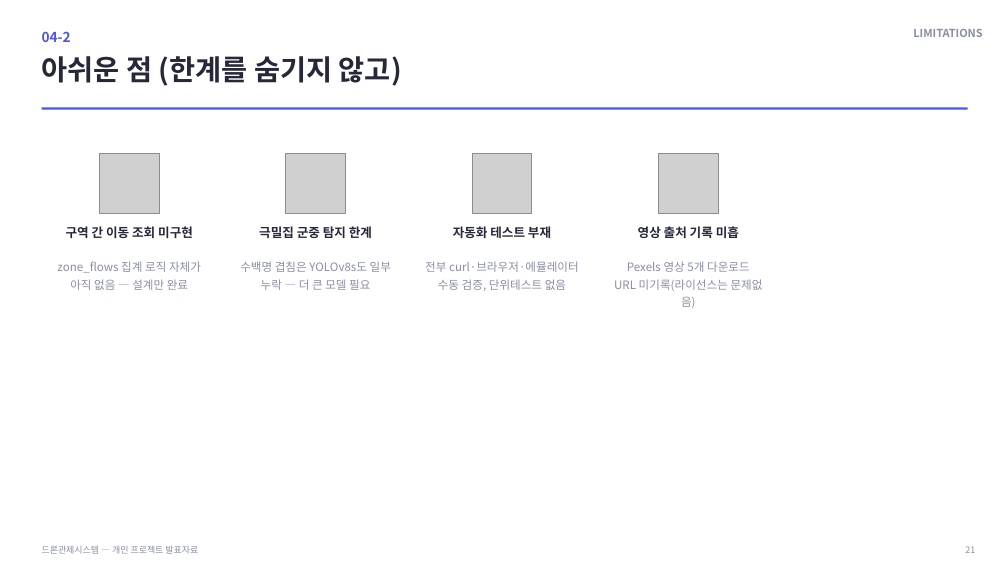
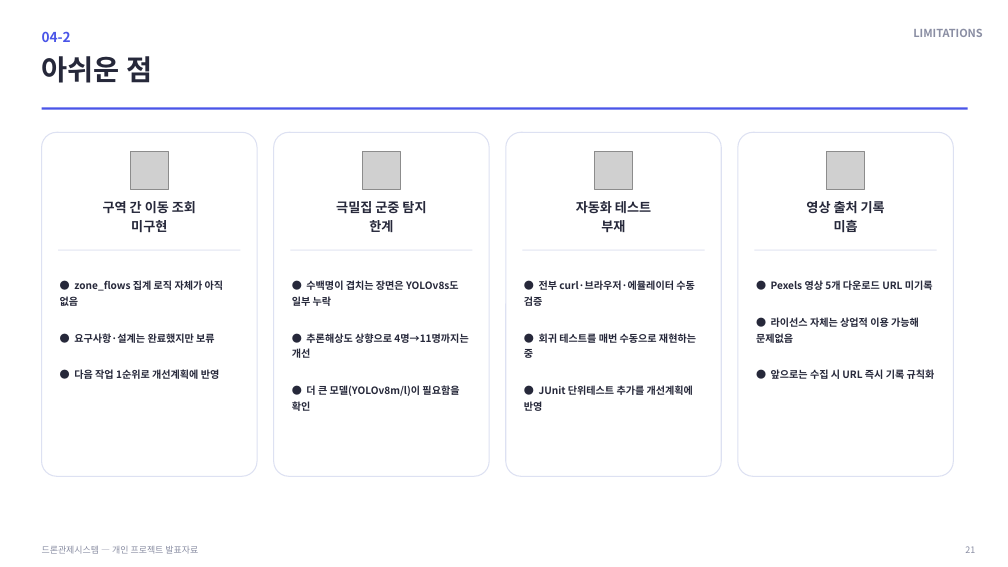
Before and after one commit to rlaeoaud7018/DroneControllSystemApp, a slide deck: slide 21 of docs/deliverables/발표자료.pptx. Drawn at 1008x567 pixels with LibreOffice and Linux fonts; fonts in the diff are those of the drawing; grey boxes stand for pictures; background and template pictures are left out. Boxes give left, top, right and bottom in pixels: in the first picture for what was removed or moved away, otherwise in the second. Text is boxed around its words. In the diff, an @@ line names an element or a change of style, - is before the commit and + after.

```diff
--- a/docs/deliverables/발표자료.pptx
+++ b/docs/deliverables/발표자료.pptx
@@ text at [42,56,152,83]: text changed @@
-아쉬운 점 (한계를 숨기지 않고)
+아쉬운 점
@@ rounded rectangle removed at [42,132,217,355] @@
@@ rounded rectangle added at [42,132,257,476], fill #FFFFFF, outline #DDE1F2 1 pt @@
@@ rounded rectangle removed at [228,132,404,355] @@
@@ rounded rectangle added at [274,132,489,476], fill #FFFFFF, outline #DDE1F2 1 pt @@
@@ rounded rectangle removed at [414,132,590,355] @@
@@ rounded rectangle added at [506,132,721,476], fill #FFFFFF, outline #DDE1F2 1 pt @@
@@ rounded rectangle removed at [601,132,777,355] @@
@@ rounded rectangle added at [738,132,954,476], fill #FFFFFF, outline #DDE1F2 1 pt @@
@@ picture: place and size @@
-picture at [100,154,160,213]
+picture at [131,151,169,189]
@@ picture: place and size @@
-picture at [286,154,346,213]
+picture at [362,151,400,189]
@@ picture: place and size @@
-picture at [473,154,532,213]
+picture at [595,151,633,189]
@@ picture: place and size @@
-picture at [659,154,718,213]
+picture at [827,151,865,189]
@@ text at [103,201,196,232]: text changed; size 12 to 12.5 pt @@
-구역 간 이동 조회 미구현
+구역 간 이동 조회
+미구현
@@ text at [336,201,426,232]: text changed; size 12 to 12.5 pt @@
-극밀집 군중 탐지 한계
+극밀집 군중 탐지
+한계
@@ text at [576,201,651,232]: text changed; size 12 to 12.5 pt @@
-자동화 테스트 부재
+자동화 테스트
+부재
@@ text at [806,201,885,232]: text changed; size 12 to 12.5 pt @@
-영상 출처 기록 미흡
+영상 출처 기록
+미흡
@@ rectangle added at [58,250,240,251], fill #ECEEF6 @@
@@ text removed at [240,261,391,290] @@
-수백명 겹침은 YOLOv8s도 일부
-누락 — 더 큰 모델 필요
@@ rectangle added at [290,250,473,251], fill #ECEEF6 @@
@@ rectangle added at [523,250,705,251], fill #ECEEF6 @@
@@ rectangle added at [755,250,937,251], fill #ECEEF6 @@
@@ text at [60,280,224,379]: text changed; size 11 to 9.6 pt; text colour #8A8EA3 to #26283A; bold on @@
-zone_flows 집계 로직 자체가
-아직 없음 — 설계만 완료
+● zone_flows 집계 로직 자체가 아직 없음
+● 요구사항·설계는 완료했지만 보류
+● 다음 작업 1순위로 개선계획에 반영
@@ text added at [292,280,468,411], 9.6 pt, text #26283A, bold @@
+● 수백명이 겹치는 장면은 YOLOv8s도 일부 누락
+● 추론해상도 상향으로 4명→11명까지는 개선
+● 더 큰 모델(YOLOv8m/l)이 필요함을 확인
@@ text at [524,280,696,411]: text changed; size 11 to 9.6 pt; text colour #8A8EA3 to #26283A; bold on @@
-전부 curl·브라우저·에뮬레이터
-수동 검증, 단위테스트 없음
+● 전부 curl·브라우저·에뮬레이터 수동 검증
+● 회귀 테스트를 매번 수동으로 재현하는 중
+● JUnit 단위테스트 추가를 개선계획에 반영
@@ text at [756,280,935,379]: text changed; size 11 to 9.6 pt; text colour #8A8EA3 to #26283A; bold on @@
-Pexels 영상 5개 다운로드
-URL 미기록(라이선스는 문제없음)
+● Pexels 영상 5개 다운로드 URL 미기록
+● 라이선스 자체는 상업적 이용 가능해 문제없음
+● 앞으로는 수집 시 URL 즉시 기록 규칙화
```
Also in this commit, not shown: 18 other slides changed.
